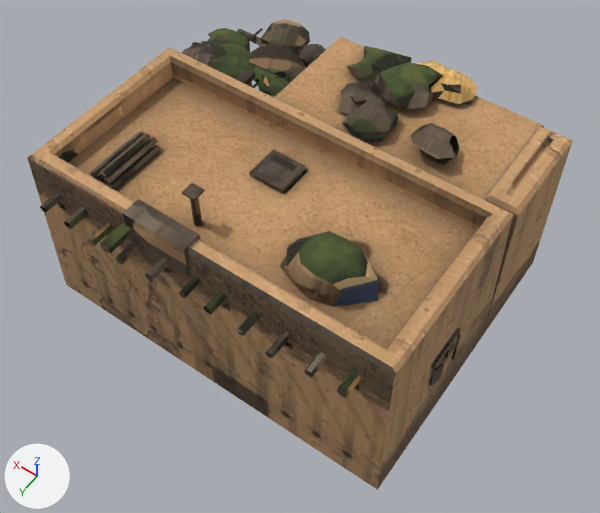
The glTF model game/models/village/oh_a.glb, before and after one commit.
The view is the same before and after, from a 50 mm lens placed at (-6.17, 8.54, 13.63), pointed at (-0.49, 0.59, 1.14). Arrows for +X, +Y and +Z are at lower left; the lights stay in place. The older version comes first. Vertices at exactly the same position are counted once.

Objects in the first picture: 'oh_a'.
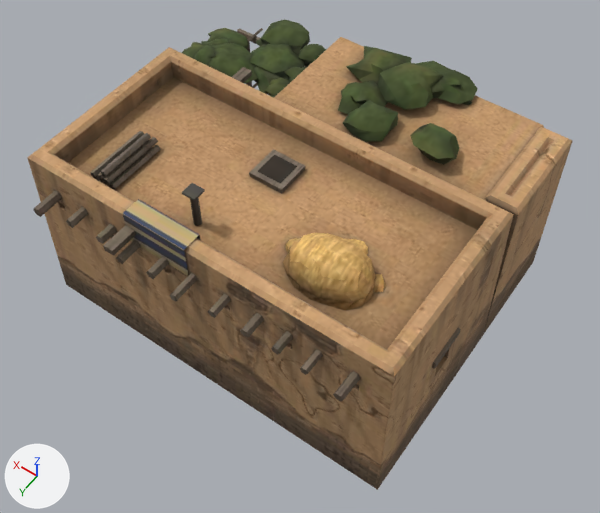
The newer file is also turned or shifted as a whole; pictures and numbers use the older file's frame.

Boxes [x1, y1, x2, y2] around the edits, measured in the pictures (600 x 513 px; the box of a moved part takes in the faces that stretch with it):
part 1 of me_oh_a, added
    after: [146, 256, 169, 279]
part 2 of me_oh_a, added
    after: [271, 331, 293, 355]
part 3 of me_oh_a, moved or reshaped
    before: [237, 312, 260, 336]
    after: [300, 350, 323, 375]
part 4 of me_oh_a, moved or reshaped
    before: [235, 69, 255, 85]
    after: [232, 67, 252, 83]
part 5 of me_oh_a, moved or reshaped
    before: [100, 222, 133, 254]
    after: [103, 225, 136, 256]
part 6 of me_oh_a, rebuilt (21% wider, 27% taller)
    before: [40, 192, 63, 213]
    after: [34, 190, 62, 217]
part 7 of me_oh_a, rebuilt
    before: [203, 290, 227, 315]
    after: [208, 293, 231, 318]
part 8 of me_oh_a, rebuilt (8% narrower, 8% shorter)
    before: [64, 206, 88, 229]
    after: [66, 207, 88, 228]
part 9 of me_oh_a, rebuilt (15% narrower, 12% shorter)
    before: [88, 223, 113, 246]
    after: [96, 224, 117, 244]
part 10 of me_oh_a, added
    after: [345, 238, 368, 255]
part 11 of me_oh_a, added
    after: [374, 274, 386, 292]
part 12 of me_oh_a, added
    after: [285, 238, 298, 253]
part 13 of me_oh_a, deleted
    before: [145, 257, 461, 386]
part 14 of me_oh_a, reshaped
    before: [115, 231, 379, 398]
    after: [116, 233, 376, 402]
part 15 of me_oh_a, surface changed
    both: [27, 19, 572, 490]

What changed in the scene script:
```text
Change me_oh_a:
    used by ob_oh_a; location = (0.0, 0.0, 0.0)
    remove me_oh_a.from_pydata(...)  # 2442 vertices, 4049 faces; spans x -4.0..4.0, y -3.55..3.55, z -0.3..3.79
    add me_oh_a.from_pydata(...)  # 2542 vertices, 4228 faces; spans x -3.93..4.0, y -3.55..3.55, z -0.3..3.79
    me_oh_a part 1: a new loose piece, a 6-sided cylinder along y spanning x 0.41..0.59, y 2.75..3.38, z 2.74..2.9, in mat_adobe_oh_a
    me_oh_a part 2: a new loose piece, a 6-sided cylinder along y spanning x -2.09..-1.92, y 2.75..3.35, z 2.75..2.89, in mat_adobe_oh_a
    me_oh_a part 3: the loose piece of 12 vertices spanning x -1.45..-1.29, y 2.75..3.4, z 2.75..2.89 is moved by (-1.19, 0.0, 0.0)
    me_oh_a part 4: the loose piece of 8 vertices spanning x 1.91..2.11, y -1.27..-0.67, z 3.06..3.18 is moved by (0.08, 0.0, 0.0)
    me_oh_a part 5: the loose piece of 8 vertices spanning x 1.16..1.36, y 2.95..3.55, z 3.06..3.18 is moved by (-0.07, 0.0, 0.0)
    me_oh_a part 6: the loose piece of 12 vertices spanning x 2.87..3.03, y 2.75..3.39, z 2.75..2.89 is rebuilt with 12 vertices and now spans x 2.89..3.09, y 2.75..3.5, z 2.73..2.91
    me_oh_a part 7: the loose piece of 12 vertices spanning x -0.8..-0.6, y 2.75..3.37, z 2.73..2.9 is rebuilt with 12 vertices and now spans x -0.87..-0.7, y 2.75..3.39, z 2.74..2.89
    me_oh_a part 8: the loose piece of 12 vertices spanning x 2.26..2.45, y 2.75..3.4, z 2.73..2.9 is rebuilt with 12 vertices and now spans x 2.26..2.44, y 2.75..3.36, z 2.73..2.9
    me_oh_a part 9: the loose piece of 12 vertices spanning x 1.67..1.83, y 2.75..3.44, z 2.75..2.89 is rebuilt with 12 vertices and now spans x 1.59..1.78, y 2.75..3.32, z 2.73..2.9
    me_oh_a part 10: a new loose piece of 28 vertices spanning x -2.22..-1.72, y 0.94..1.38, z 3.0..3.09, in mat_adobe_oh_a
    me_oh_a part 11: a new loose piece of 28 vertices spanning x -2.8..-2.39, y 1.35..1.71, z 3.0..3.1, in mat_adobe_oh_a
    me_oh_a part 12: a new loose piece of 28 vertices spanning x -1.46..-0.98, y 1.5..1.85, z 2.99..3.13, in mat_adobe_oh_a
    me_oh_a part 13: 7 loose pieces with 68 vertices, spanning x -4.0..3.74, y -0.89..3.47, z 1.13..2.9, are deleted
    me_oh_a part 14
    73 vertices are removed from x -3.33..1.16, y 1.14..3.45, z 2.73..3.65
    142 faces are deleted
    8 vertices move from x -3.19..1.2, y 2.75..3.45, z 2.73..2.9 to x -3.31..1.2, y 2.75..3.45, z 2.74..2.89
    121 vertices are added at x -3.3..1.08, y 1.18..3.51, z 2.74..3.66
    7 new vertices lie (0.09, 0.0, 0.0) away from vertices in x -3.27..-0.14, y 2.75..3.45, z 2.74..2.9
    5 new vertices lie (0.08, 0.0, 0.0) away from vertices in x -0.15..1.08, y 2.75..3.51, z 2.74..2.9
    254 new faces join them
    me_oh_a part 15: 3353 kept faces spanning x -3.93..4.0, y -3.55..3.45, z -0.3..3.79 get new texture (UV) coordinates
    other edits to the shape of me_oh_a do not show in these pictures
```
